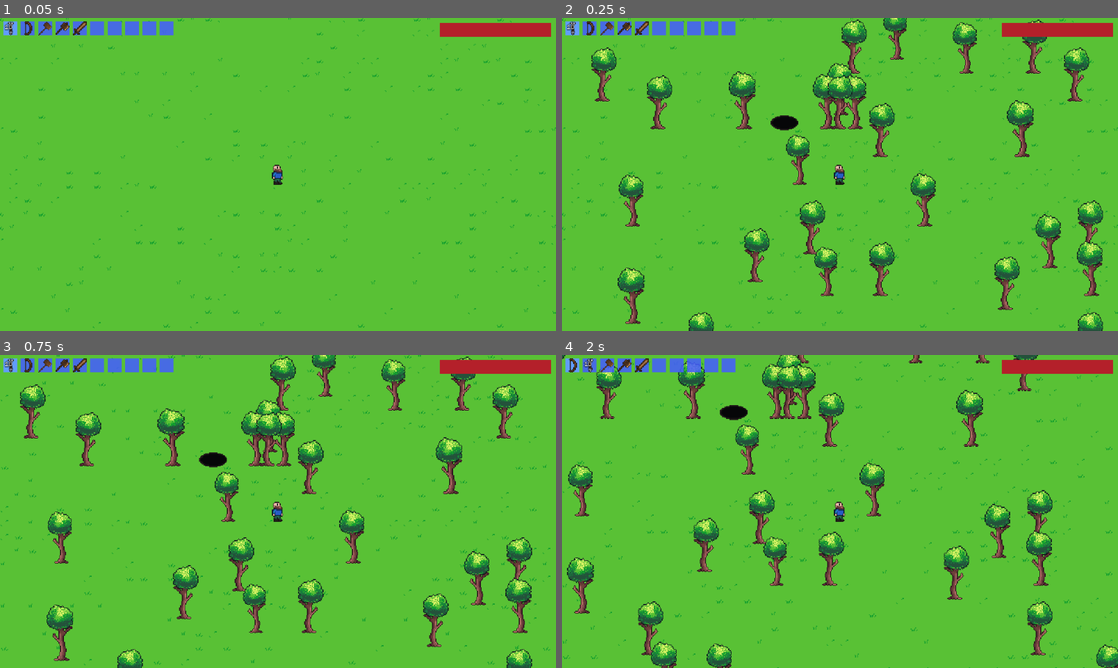
Above: before the commit, frames 1-4 (two rows, left to right).
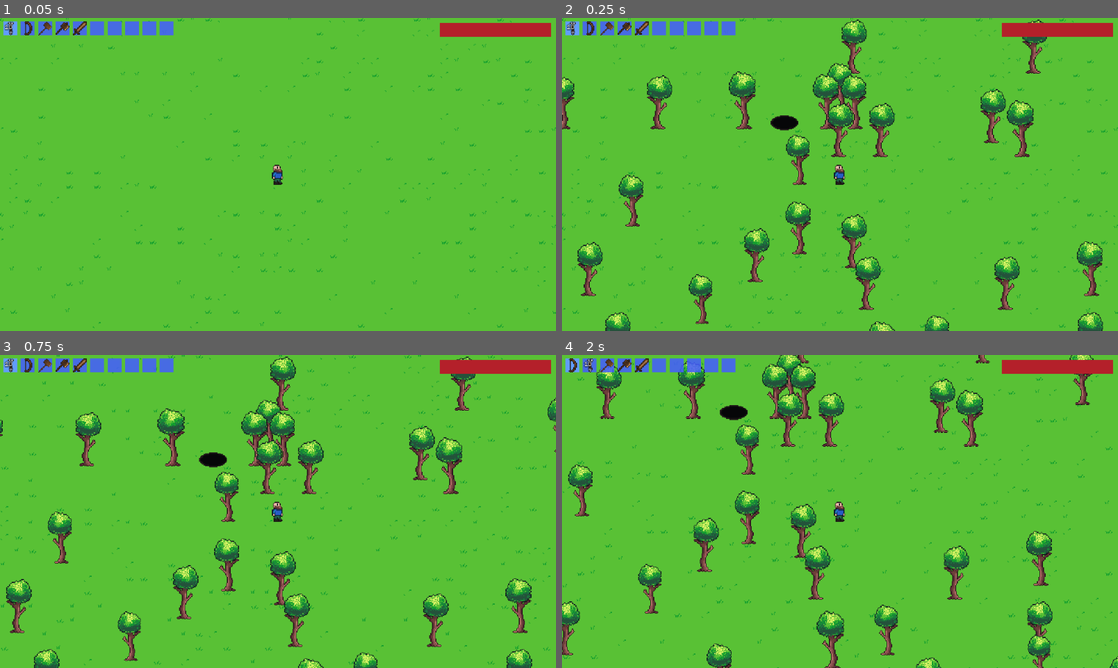
Above: after the commit, the same moments.

Repository: spsJakubSzydlowski/Evergrint
Game: Godot game, scene res://scenes/main.tscn
Same seed, same stepped clock (60 frames per second), same inputs: the game is played once before the commit and once after it.
Inputs (mouse positions are in pixels of both pictures, inside the frame that each line leads up to):
- Up to frame 1 (0.05 s): no input
- Up to frame 2 (0.25 s): no input
- Up to frame 3 (0.75 s): tap Enter at 0.5 s; move the mouse to (11, 364) at 0.52 s; hold Right from 0.53 s (still down); tap A (a) at 0.6 s; click (11, 364) at 0.67 s
- Up to frame 4 (2 s): tap D (d) at 0.8, 1.35 s; move the mouse to (589, 364) at 1.27 s; release Right at 1.28 s; hold Down from 1.28 s (still down); click (589, 364) at 1.42 s; tap S (s) at 1.55 s

Frame 1 is identical in both runs. In frame 2, 7.5% of the frame differs, in the area x 0-98%, y 0-100%; in frame 3, 7.4%; in frame 4, 7.6%, in the area x 0-100%, y 0-100%.

Commit message:
Update main.tscn

Diff:
--- a/scenes/main.tscn
+++ b/scenes/main.tscn
@@ -1,13 +1,13 @@
-[gd_scene load_steps=9 format=3 uid="uid://cc1jwci78oig2"]
+[gd_scene load_steps=10 format=3 uid="uid://cc1jwci78oig2"]
 
 [ext_resource type="Script" uid="uid://d34cx4vov07yo" path="res://scripts/main.gd" id="1_1bvp3"]
 [ext_resource type="Texture2D" uid="uid://dp8u34dqpa1sj" path="res://textures/Atlas-temp.png" id="1_h2yge"]
 [ext_resource type="Script" uid="uid://bxcrx4d38pbck" path="res://scripts/generate_surface.gd" id="3_jyhfs"]
+[ext_resource type="Texture2D" uid="uid://qtespoutib7b" path="res://textures/sinkhole.png" id="3_tefeu"]
 [ext_resource type="PackedScene" uid="uid://bryjxm5yqvpo5" path="res://scenes/UI/inventory_canvas.tscn" id="5_tbgi4"]
 [ext_resource type="PackedScene" uid="uid://dmqmrs6wa5bgs" path="res://scenes/UI/death_scene.tscn" id="5_tefeu"]
-[ext_resource type="PackedScene" uid="uid://b86m15xc0v35w" path="res://scenes/sinkhole.tscn" id="6_tefeu"]
-
-[sub_resource type="TileSetAtlasSource" id="TileSetAtlasSource_1bvp3"]
+
+[sub_resource type="TileSetAtlasSource" id="TileSetAtlasSource_tefeu"]
 texture = ExtResource("1_h2yge")
 0:0/0 = 0
 0:0/0/terrain_set = 0
@@ -20,6 +20,8 @@
 0:0/0/terrains_peering_bit/top_left_corner = 0
 0:0/0/terrains_peering_bit/top_side = 0
 0:0/0/terrains_peering_bit/top_right_corner = 0
+0:0/0/custom_data_0 = true
+0:0/0/custom_data_1 = true
 1:0/0 = 0
 1:0/0/terrain_set = 0
 1:0/0/terrain = 0
@@ -45,6 +47,8 @@
 2:0/0/terrains_peering_bit/top_left_corner = 0
 2:0/0/terrains_peering_bit/top_side = 0
 2:0/0/terrains_peering_bit/top_right_corner = 0
+2:0/0/custom_data_0 = true
+2:0/0/custom_data_1 = true
 3:0/0 = 0
 3:0/0/terrain_set = 0
 3:0/0/terrain = 0
@@ -56,6 +60,8 @@
 3:0/0/terrains_peering_bit/top_left_corner = 0
 3:0/0/terrains_peering_bit/top_side = 0
 3:0/0/terrains_peering_bit/top_right_corner = 0
+3:0/0/custom_data_0 = true
+3:0/0/custom_data_1 = true
 4:0/0 = 0
 5:0/0 = 0
 0:1/0 = 0
@@ -64,7 +70,6 @@
 3:1/0 = 0
 4:1/0 = 0
 5:1/0 = 0
-5:1/0/modulate = Color(0, 0, 0, 1)
 0:2/0 = 0
 1:2/0 = 0
 1:2/0/terrain_set = 0
@@ -73,6 +78,7 @@
 1:2/0/terrains_peering_bit/bottom_right_corner = 0
 1:2/0/terrains_peering_bit/bottom_side = 0
 1:2/0/terrains_peering_bit/bottom_left_corner = 0
+1:2/0/terrains_peering_bit/top_left_corner = 0
 1:2/0/terrains_peering_bit/top_right_corner = 0
 1:2/0/custom_data_0 = true
 1:2/0/custom_data_1 = true
@@ -96,101 +102,15 @@
 3:2/0/terrains_peering_bit/bottom_left_corner = 0
 3:2/0/terrains_peering_bit/left_side = 0
 3:2/0/terrains_peering_bit/top_left_corner = 0
+3:2/0/terrains_peering_bit/top_right_corner = 0
 3:2/0/custom_data_0 = true
 3:2/0/custom_data_1 = true
-1:3/0 = 0
-1:3/0/terrain_set = 0
-1:3/0/terrain = 0
-1:3/0/terrains_peering_bit/right_side = 0
-1:3/0/terrains_peering_bit/bottom_right_corner = 0
-1:3/0/terrains_peering_bit/bottom_side = 0
-1:3/0/terrains_peering_bit/bottom_left_corner = 0
-1:3/0/terrains_peering_bit/top_left_corner = 0
-1:3/0/terrains_peering_bit/top_side = 0
-1:3/0/terrains_peering_bit/top_right_corner = 0
-1:3/0/custom_data_0 = true
-1:3/0/custom_data_1 = true
-3:4/0 = 0
-3:4/0/terrain_set = 0
-3:4/0/terrain = 0
-3:4/0/terrains_peering_bit/bottom_left_corner = 0
-3:4/0/terrains_peering_bit/left_side = 0
-3:4/0/terrains_peering_bit/top_left_corner = 0
-3:4/0/terrains_peering_bit/top_side = 0
-3:4/0/terrains_peering_bit/top_right_corner = 0
-3:4/0/custom_data_0 = true
-3:4/0/custom_data_1 = true
-3:3/0 = 0
-3:3/0/terrain_set = 0
-3:3/0/terrain = 0
-3:3/0/terrains_peering_bit/bottom_right_corner = 0
-3:3/0/terrains_peering_bit/bottom_side = 0
-3:3/0/terrains_peering_bit/bottom_left_corner = 0
-3:3/0/terrains_peering_bit/left_side = 0
-3:3/0/terrains_peering_bit/top_left_corner = 0
-3:3/0/terrains_peering_bit/top_side = 0
-3:3/0/terrains_peering_bit/top_right_corner = 0
-3:3/0/custom_data_0 = true
-3:3/0/custom_data_1 = true
-2:3/0 = 0
-2:3/0/terrain_set = 0
-2:3/0/terrain = 0
-2:3/0/terrains_peering_bit/bottom_right_corner = 0
-2:3/0/terrains_peering_bit/bottom_left_corner = 0
-2:3/0/terrains_peering_bit/top_left_corner = 0
-2:3/0/terrains_peering_bit/top_right_corner = 0
-2:3/0/custom_data_0 = true
-2:3/0/custom_data_1 = true
-2:4/0 = 0
-2:4/0/terrain_set = 0
-2:4/0/terrain = 0
-2:4/0/terrains_peering_bit/right_side = 0
-2:4/0/terrains_peering_bit/bottom_right_corner = 0
-2:4/0/terrains_peering_bit/bottom_left_corner = 0
-2:4/0/terrains_peering_bit/left_side = 0
-2:4/0/terrains_peering_bit/top_left_corner = 0
-2:4/0/terrains_peering_bit/top_side = 0
-2:4/0/terrains_peering_bit/top_right_corner = 0
-2:4/0/custom_data_0 = true
-2:4/0/custom_data_1 = true
-1:4/0 = 0
-1:4/0/terrain_set = 0
-1:4/0/terrain = 0
-1:4/0/terrains_peering_bit/right_side = 0
-1:4/0/terrains_peering_bit/bottom_right_corner = 0
-1:4/0/terrains_peering_bit/top_left_corner = 0
-1:4/0/terrains_peering_bit/top_side = 0
-1:4/0/terrains_peering_bit/top_right_corner = 0
-1:4/0/custom_data_0 = true
-1:4/0/custom_data_1 = true
-4:3/0 = 0
-4:3/0/terrain_set = 0
-4:3/0/terrain = 0
-4:3/0/terrains_peering_bit/bottom_right_corner = 0
-4:3/0/terrains_peering_bit/bottom_side = 0
-4:3/0/terrains_peering_bit/bottom_left_corner = 0
-4:3/0/terrains_peering_bit/top_left_corner = 0
-4:3/0/terrains_peering_bit/top_right_corner = 0
-4:3/0/custom_data_0 = true
-4:3/0/custom_data_1 = true
-5:3/0 = 0
-5:3/0/terrain_set = 0
-5:3/0/terrain = 0
-5:3/0/terrains_peering_bit/right_side = 0
-5:3/0/terrains_peering_bit/bottom_right_corner = 0
-5:3/0/terrains_peering_bit/bottom_left_corner = 0
-5:3/0/terrains_peering_bit/left_side = 0
-5:3/0/terrains_peering_bit/top_left_corner = 0
-5:3/0/terrains_peering_bit/top_right_corner = 0
-5:3/0/custom_data_0 = true
-5:3/0/custom_data_1 = true
 4:2/0 = 0
 4:2/0/terrain_set = 0
 4:2/0/terrain = 0
 4:2/0/terrains_peering_bit/right_side = 0
 4:2/0/terrains_peering_bit/bottom_right_corner = 0
 4:2/0/terrains_peering_bit/bottom_left_corner = 0
-4:2/0/terrains_peering_bit/left_side = 0
 4:2/0/terrains_peering_bit/top_left_corner = 0
 4:2/0/terrains_peering_bit/top_side = 0
 4:2/0/terrains_peering_bit/top_right_corner = 0
@@ -219,6 +139,104 @@
 6:2/0/terrains_peering_bit/top_right_corner = 0
 6:2/0/custom_data_0 = true
 6:2/0/custom_data_1 = true
+1:3/0 = 0
+1:3/0/terrain_set = 0
+1:3/0/terrain = 0
+1:3/0/terrains_peering_bit/right_side = 0
+1:3/0/terrains_peering_bit/bottom_right_corner = 0
+1:3/0/terrains_peering_bit/bottom_side = 0
+1:3/0/terrains_peering_bit/bottom_left_corner = 0
+1:3/0/terrains_peering_bit/top_left_corner = 0
+1:3/0/terrains_peering_bit/top_side = 0
+1:3/0/terrains_peering_bit/top_right_corner = 0
+1:3/0/custom_data_0 = true
+1:3/0/custom_data_1 = true
+2:3/0 = 0
+2:3/0/terrain_set = 0
+2:3/0/terrain = 0
+2:3/0/terrains_peering_bit/bottom_right_corner = 0
+2:3/0/terrains_peering_bit/bottom_left_corner = 0
+2:3/0/terrains_peering_bit/top_left_corner = 0
+2:3/0/terrains_peering_bit/top_right_corner = 0
+2:3/0/custom_data_0 = true
+2:3/0/custom_data_1 = true
+3:3/0 = 0
+3:3/0/terrain_set = 0
+3:3/0/terrain = 0
+3:3/0/terrains_peering_bit/bottom_right_corner = 0
+3:3/0/terrains_peering_bit/bottom_side = 0
+3:3/0/terrains_peering_bit/bottom_left_corner = 0
+3:3/0/terrains_peering_bit/left_side = 0
+3:3/0/terrains_peering_bit/top_left_corner = 0
+3:3/0/terrains_peering_bit/top_side = 0
+3:3/0/terrains_peering_bit/top_right_corner = 0
+3:3/0/custom_data_0 = true
+3:3/0/custom_data_1 = true
+4:3/0 = 0
+4:3/0/terrain_set = 0
+4:3/0/terrain = 0
+4:3/0/terrains_peering_bit/bottom_right_corner = 0
+4:3/0/terrains_peering_bit/bottom_side = 0
+4:3/0/terrains_peering_bit/bottom_left_corner = 0
+4:3/0/terrains_peering_bit/top_left_corner = 0
+4:3/0/terrains_peering_bit/top_right_corner = 0
+4:3/0/custom_data_0 = true
+4:3/0/custom_data_1 = true
+5:3/0 = 0
+5:3/0/terrain_set = 0
+5:3/0/terrain = 0
+5:3/0/terrains_peering_bit/right_side = 0
+5:3/0/terrains_peering_bit/bottom_right_corner = 0
+5:3/0/terrains_peering_bit/bottom_left_corner = 0
+5:3/0/terrains_peering_bit/left_side = 0
+5:3/0/terrains_peering_bit/top_left_corner = 0
+5:3/0/terrains_peering_bit/top_right_corner = 0
+5:3/0/custom_data_0 = true
+5:3/0/custom_data_1 = true
+6:3/0 = 0
+6:3/0/terrain_set = 0
+6:3/0/terrain = 0
+6:3/0/terrains_peering_bit/bottom_right_corner = 0
+6:3/0/terrains_peering_bit/bottom_left_corner = 0
+6:3/0/terrains_peering_bit/left_side = 0
+6:3/0/terrains_peering_bit/top_left_corner = 0
+6:3/0/terrains_peering_bit/top_right_corner = 0
+6:3/0/custom_data_0 = true
+6:3/0/custom_data_1 = true
+1:4/0 = 0
+1:4/0/terrain_set = 0
+1:4/0/terrain = 0
+1:4/0/terrains_peering_bit/right_side = 0
+1:4/0/terrains_peering_bit/bottom_right_corner = 0
+1:4/0/terrains_peering_bit/bottom_left_corner = 0
+1:4/0/terrains_peering_bit/top_left_corner = 0
+1:4/0/terrains_peering_bit/top_side = 0
+1:4/0/terrains_peering_bit/top_right_corner = 0
+1:4/0/custom_data_0 = true
+1:4/0/custom_data_1 = true
+2:4/0 = 0
+2:4/0/terrain_set = 0
+2:4/0/terrain = 0
+2:4/0/terrains_peering_bit/right_side = 0
+2:4/0/terrains_peering_bit/bottom_right_corner = 0
+2:4/0/terrains_peering_bit/bottom_left_corner = 0
+2:4/0/terrains_peering_bit/left_side = 0
+2:4/0/terrains_peering_bit/top_left_corner = 0
+2:4/0/terrains_peering_bit/top_side = 0
+2:4/0/terrains_peering_bit/top_right_corner = 0
+2:4/0/custom_data_0 = true
+2:4/0/custom_data_1 = true
+3:4/0 = 0
+3:4/0/terrain_set = 0
+3:4/0/terrain = 0
+3:4/0/terrains_peering_bit/bottom_right_corner = 0
+3:4/0/terrains_peering_bit/bottom_left_corner = 0
+3:4/0/terrains_peering_bit/left_side = 0
+3:4/0/terrains_peering_bit/top_left_corner = 0
+3:4/0/terrains_peering_bit/top_side = 0
+3:4/0/terrains_peering_bit/top_right_corner = 0
+3:4/0/custom_data_0 = true
+3:4/0/custom_data_1 = true
 4:4/0 = 0
 4:4/0/terrain_set = 0
 4:4/0/terrain = 0
@@ -230,6 +248,16 @@
 4:4/0/terrains_peering_bit/top_right_corner = 0
 4:4/0/custom_data_0 = true
 4:4/0/custom_data_1 = true
+5:4/0 = 0
+5:4/0/terrain_set = 0
+5:4/0/terrain = 0
+5:4/0/terrains_peering_bit/right_side = 0
+5:4/0/terrains_peering_bit/bottom_right_corner = 0
+5:4/0/terrains_peering_bit/bottom_left_corner = 0
+5:4/0/terrains_peering_bit/top_left_corner = 0
+5:4/0/terrains_peering_bit/top_right_corner = 0
+5:4/0/custom_data_0 = true
+5:4/0/custom_data_1 = true
 4:5/0 = 0
 4:5/0/terrain_set = 0
 4:5/0/terrain = 0
@@ -240,34 +268,12 @@
 4:5/0/terrains_peering_bit/top_right_corner = 0
 4:5/0/custom_data_0 = true
 4:5/0/custom_data_1 = true
-5:4/0 = 0
-5:4/0/terrain_set = 0
-5:4/0/terrain = 0
-5:4/0/terrains_peering_bit/right_side = 0
-5:4/0/terrains_peering_bit/bottom_right_corner = 0
-5:4/0/terrains_peering_bit/bottom_left_corner = 0
-5:4/0/terrains_peering_bit/top_left_corner = 0
-5:4/0/terrains_peering_bit/top_right_corner = 0
-5:4/0/custom_data_0 = true
-5:4/0/custom_data_1 = true
-6:3/0 = 0
-6:3/0/terrain_set = 0
-6:3/0/terrain = 0
-6:3/0/terrains_peering_bit/bottom_right_corner = 0
-6:3/0/terrains_peering_bit/bottom_left_corner = 0
-6:3/0/terrains_peering_bit/left_side = 0
-6:3/0/terrains_peering_bit/top_left_corner = 0
-6:3/0/terrains_peering_bit/top_right_corner = 0
-6:3/0/custom_data_0 = true
-6:3/0/custom_data_1 = true
-7:3/0 = 0
-7:3/0/terrain_set = 0
-7:2/0 = 0
-7:2/0/terrain_set = 0
-8:2/0 = 0
-8:2/0/terrain_set = 0
-8:3/0 = 0
-8:3/0/terrain_set = 0
+
+[sub_resource type="TileSetAtlasSource" id="TileSetAtlasSource_o6xl0"]
+texture = ExtResource("3_tefeu")
+0:0/size_in_atlas = Vector2i(2, 2)
+0:0/0 = 0
+0:0/0/custom_data_2 = true
 
 [sub_resource type="TileSet" id="TileSet_0xm2m"]
 terrain_set_0/mode = 0
@@ -277,16 +283,24 @@
 custom_data_layer_0/type = 1
 custom_data_layer_1/name = "trees"
 custom_data_layer_1/type = 1
-sources/0 = SubResource("TileSetAtlasSource_1bvp3")
+custom_data_layer_2/name = "is_sinkhole"
+custom_data_layer_2/type = 1
+sources/0 = SubResource("TileSetAtlasSource_tefeu")
+sources/1 = SubResource("TileSetAtlasSource_o6xl0")
 
 [node name="main" type="Node2D"]
 y_sort_enabled = true
 script = ExtResource("1_1bvp3")
 
-[node name="TileMapLayer" type="TileMapLayer" parent="." groups=["tilemap"]]
+[node name="TileMapLayer" type="TileMapLayer" parent="." node_paths=PackedStringArray("object_layer") groups=["tilemap"]]
 position = Vector2(-2, -1)
 tile_set = SubResource("TileSet_0xm2m")
 script = ExtResource("3_jyhfs")
+object_layer = NodePath("../ObjectLayer")
+
+[node name="ObjectLayer" type="TileMapLayer" parent="." groups=["objectmap"]]
+position = Vector2(-2, -1)
+tile_set = SubResource("TileSet_0xm2m")
 
 [node name="EntitySpawnTimer" type="Timer" parent="."]
 wait_time = 5.0
@@ -297,7 +311,4 @@
 [node name="DeathScreen" parent="." instance=ExtResource("5_tefeu")]
 visible = false
 
-[node name="sinkhole" parent="." instance=ExtResource("6_tefeu")]
-position = Vector2(1107, 579)
-
 [connection signal="timeout" from="EntitySpawnTimer" to="." method="_on_timer_timeout"]
